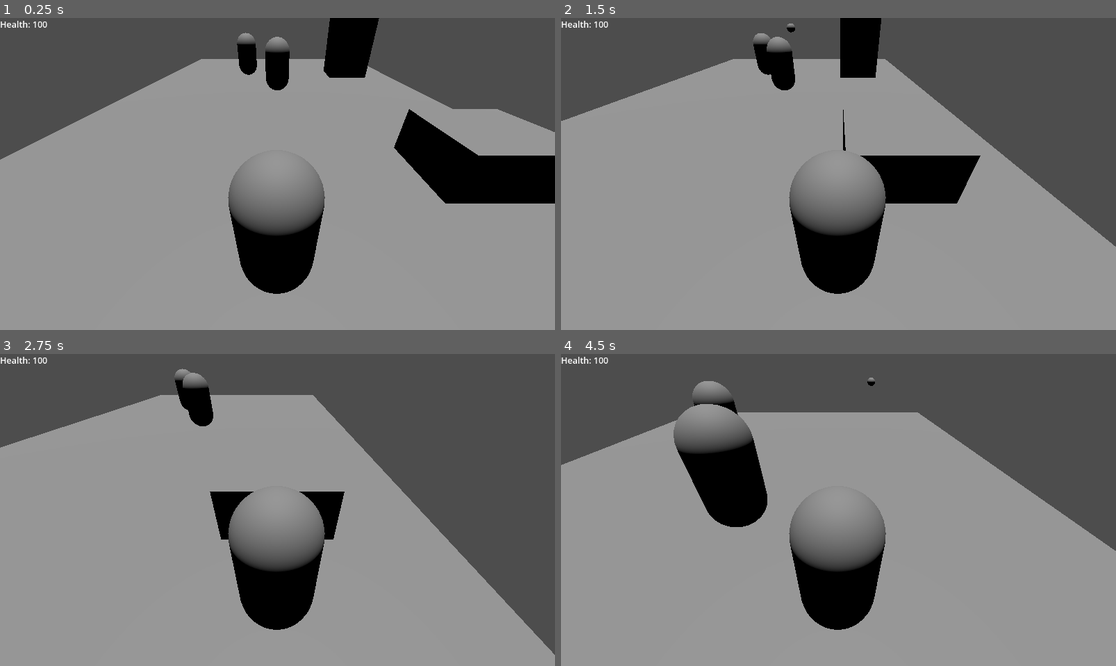
Above: before the commit, frames 1-4 (two rows, left to right).
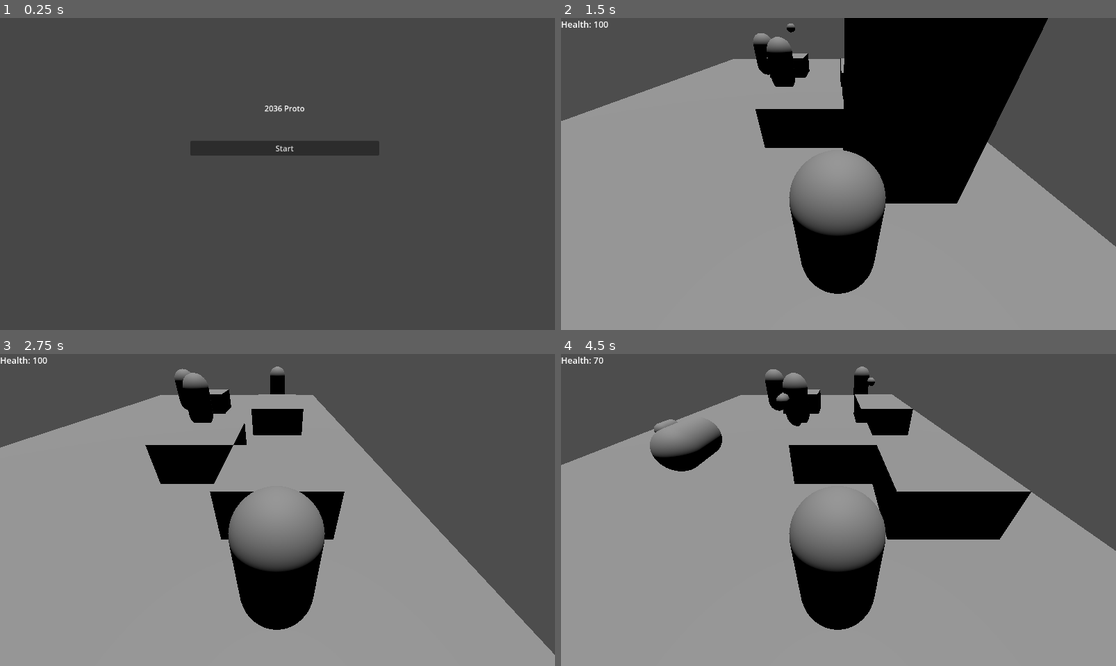
Above: after the commit, the same moments.

Repository: rknissi/2036-game
Game: Godot game, scene res://scenes/ui/mainMenu.tscn
Same seed, same stepped clock (60 frames per second), same inputs: the game is played once before the commit and once after it. Before the commit the project starts from res://scenes/battle.tscn.
Inputs (mouse positions are in pixels of both pictures, inside the frame that each line leads up to):
- Up to frame 1 (0.25 s): no input
- Up to frame 2 (1.5 s): click (844, 149) at 0.5 s, where only the run after the commit has a clickable "Start"; tap Enter (shoot) at 1.25, 1.35 s; hold D (right) from 1.28 s (still down)
- Up to frame 3 (2.75 s): tap Space at 2 s; release D (right) at 2.03 s; hold S (down) from 2.03 s (still down); tap Enter (shoot) at 2.1 s
- Up to frame 4 (4.5 s): release S (down) at 2.78 s; hold D (right) 2.78-3.53 s; tap Enter (shoot) at 2.85, 3.6, 4.35 s; hold W (up) 3.53-4.28 s; hold A (left) from 4.28 s (still down)

The runs differ from the first frame. In frame 1, 77% of the frame differs, in the area x 0-100%, y 0-100%; in frame 2, 15%; in frame 3, 2.9%; in frame 4, 14%.

Commit message:
Added menu with retry; Initial stuff for AI

Diff:
--- a/project.godot
+++ b/project.godot
@@ -11,7 +11,7 @@
 [application]
 
 config/name="Shooter1"
-run/main_scene="uid://cem1ue3083fhk"
+run/main_scene="uid://bhkw4lnojjr5g"
 config/features=PackedStringArray("4.4", "Forward Plus")
 config/icon="res://icon.svg"
 
--- a/scenes/battle.tscn
+++ b/scenes/battle.tscn
@@ -56,13 +56,24 @@
 offset_bottom = 649.0
 color = Color(0.00131465, 8.22735e-07, 0.011296, 1)
 
-[node name="text" type="Label" parent="gameOver"]
-offset_right = 1152.0
-offset_bottom = 645.0
+[node name="container" type="VBoxContainer" parent="gameOver"]
+offset_left = 373.0
+offset_top = 194.0
+offset_right = 798.0
+offset_bottom = 479.0
+
+[node name="text" type="Label" parent="gameOver/container"]
+layout_mode = 2
 theme_override_font_sizes/font_size = 42
-text = "Game Over"
+text = "Game Over
+"
 horizontal_alignment = 1
 vertical_alignment = 1
+
+[node name="retryButton" type="Button" parent="gameOver/container"]
+layout_mode = 2
+text = "Retry
+"
 
 [node name="health" type="CanvasLayer" parent="."]
 
@@ -71,3 +82,33 @@
 offset_bottom = 642.0
 theme_override_font_sizes/font_size = 18
 text = "Health 100"
+
+[node name="victory" type="CanvasLayer" parent="."]
+visible = false
+
+[node name="background" type="ColorRect" parent="victory"]
+offset_right = 1153.0
+offset_bottom = 649.0
+color = Color(0.00131465, 8.22735e-07, 0.011296, 1)
+
+[node name="container" type="VBoxContainer" parent="victory"]
+offset_left = 284.0
+offset_top = 119.0
+offset_right = 925.0
+offset_bottom = 667.0
+
+[node name="text" type="Label" parent="victory/container"]
+layout_mode = 2
+theme_override_font_sizes/font_size = 42
+text = "You won!
+"
+horizontal_alignment = 1
+vertical_alignment = 1
+
+[node name="retryButton" type="Button" parent="victory/container"]
+layout_mode = 2
+text = "Retry
+"
+
+[connection signal="pressed" from="gameOver/container/retryButton" to="." method="_on_retry_button_pressed"]
+[connection signal="pressed" from="victory/container/retryButton" to="." method="_on_retry_button_pressed"]
--- a/scenes/enemy.tscn
+++ b/scenes/enemy.tscn
@@ -1,6 +1,7 @@
-[gd_scene load_steps=4 format=3 uid="uid://bb4ijv4sam660"]
+[gd_scene load_steps=5 format=3 uid="uid://bb4ijv4sam660"]
 
 [ext_resource type="Script" uid="uid://bu2cx0b731p4q" path="res://scripts/enemy.gd" id="1_7p1mj"]
+[ext_resource type="Script" uid="uid://bokkdhv8myknx" path="res://scripts/enemyMovement.gd" id="1_md0e3"]
 
 [sub_resource type="CapsuleShape3D" id="CapsuleShape3D_7xaro"]
 
@@ -8,6 +9,7 @@
 
 [node name="EnemyCharacterBody" type="CharacterBody3D"]
 transform = Transform3D(1, 0, 0, 0, 1, 0, 0, 0, 1, 0, 1, 0)
+script = ExtResource("1_md0e3")
 
 [node name="Area3D" type="Area3D" parent="."]
 script = ExtResource("1_7p1mj")
--- /dev/null
+++ b/scenes/ui/mainMenu.tscn
@@ -0,0 +1,38 @@
+[gd_scene load_steps=2 format=3 uid="uid://bhkw4lnojjr5g"]
+
+[ext_resource type="Script" uid="uid://dwa8fugvno5r8" path="res://scripts/ui/start.gd" id="1_ph80j"]
+
+[node name="MainMenu" type="Control"]
+layout_mode = 3
+anchors_preset = 15
+anchor_right = 1.0
+anchor_bottom = 1.0
+grow_horizontal = 2
+grow_vertical = 2
+
+[node name="BG" type="ColorRect" parent="."]
+layout_mode = 0
+offset_right = 1152.0
+offset_bottom = 648.0
+color = Color(0.277528, 0.277528, 0.277528, 1)
+
+[node name="buttonGroup" type="VBoxContainer" parent="."]
+layout_mode = 0
+offset_left = 395.0
+offset_top = 176.0
+offset_right = 787.0
+offset_bottom = 435.0
+
+[node name="Label" type="Label" parent="buttonGroup"]
+layout_mode = 2
+text = "2036 Proto
+
+"
+horizontal_alignment = 1
+
+[node name="start" type="Button" parent="buttonGroup"]
+layout_mode = 2
+text = "Start"
+script = ExtResource("1_ph80j")
+
+[connection signal="pressed" from="buttonGroup/start" to="buttonGroup/start" method="_on_pressed"]
--- a/scripts/battle.gd
+++ b/scripts/battle.gd
@@ -8,14 +8,14 @@
 
 var enemyMap = {}
 
-var ENEMIES_MINIMUM = 1
-var ENEMIES_MAXIMUM = 4
+var ENEMIES_MINIMUM = 2
+var ENEMIES_MAXIMUM = 3
 var ENEMIES_CLASSES = 3
 
-var PILLARS_MINIMUM = 0
+var PILLARS_MINIMUM = 1
 var PILLARS_MAXIMUM = 4
 
-var SEMIWALL_MINIMUM = 0
+var SEMIWALL_MINIMUM = 2
 var SEMIWALL_MAXIMUM = 4
 
 var enemyTypeNames = ["PISTOL", "SMG", "AR"]
@@ -54,7 +54,6 @@
 	generateSemiWalls()
 
 	call_deferred("post_ready")
-
 
 func post_ready():
 	var group_members = get_tree().get_nodes_in_group("enemyGroup")
@@ -139,24 +138,35 @@
 		z = randi() % GlobalMap.maxZ + 1
 	return Vector2(x, z)
 
+func checkVictory():
+	if enemyMap.is_empty():
+		$health.visible = false
+		$victory.visible = true
+
 
 func spawnEnemy(x, z, enemyClass):
 	var new_enemy = enemy_scene.instantiate()
 	add_child(new_enemy)
 	new_enemy.get_node("Area3D").connect("enemyShoot", self.enemyShoot)
+	new_enemy.get_node("Area3D").connect("checkVictory", self.checkVictory)
 	new_enemy.get_node("Area3D").setClass(enemyTypes[enemyClass])
 	new_enemy.global_transform.origin = global_transform.origin + GlobalMap.target_positions[z][x] + Vector3(0, 0.4, 0)
 	GlobalMap.movePos("enemy" + str(new_enemy.get_node("Area3D").id), x, z)
 	new_enemy.scale = Vector3(0.60, 0.60, 0.60)
+	new_enemy.get_node("Area3D").setPos(x, z)
 
 func spawnSemiWall(x, z):
 	var new_child = semiwall_scene.instantiate()
 	new_child.global_transform.origin = global_transform.origin + GlobalMap.target_positions[z][x]
-	GlobalMap.movePos("semiWall" + str(new_child.id), x, z)
+	GlobalMap.movePos(GlobalMap.semiWalld + str(new_child.id), x, z)
 	add_child(new_child)
 
 func spawnPillarWall(x, z):
 	var new_pillarWall = pillarwall_scene.instantiate()
+	new_pillarWall.connect("spawnSemiWall", self.spawnSemiWall)
 	new_pillarWall.global_transform.origin = global_transform.origin + GlobalMap.target_positions[z][x]
-	GlobalMap.movePos("pillarWall" + str(new_pillarWall.id), x, z)
+	GlobalMap.movePos(GlobalMap.pillarWallId + str(new_pillarWall.id), x, z)
 	add_child(new_pillarWall)
+
+func _on_retry_button_pressed():
+	get_tree().change_scene_to_file("res://scenes/battle.tscn")
--- a/scripts/bullet.gd
+++ b/scripts/bullet.gd
@@ -23,9 +23,7 @@
 	position += directionTo * bulletSpeed * delta
 
 func _on_body_entered(body):
-	print("Bullet entered in body")
 	queue_free()
 
 func _on_area_entered(body):
-	print("Bullet entered in body")
 	queue_free()
--- a/scripts/bulletEnemy.gd
+++ b/scripts/bulletEnemy.gd
@@ -27,11 +27,9 @@
 	position += directionTo * bulletSpeed * delta
 
 func _on_body_entered(body):
-	print("Enemy bullet entered in body")
 	if ("health" in body):
 		body.health -= weaponDamage
 	queue_free()
 
 func _on_area_entered(body):
-	print("Enemy bullet entered in area")
 	queue_free()
--- a/scripts/classes/playerWeapon.gd
+++ b/scripts/classes/playerWeapon.gd
@@ -9,5 +9,5 @@
 	name = n
 	species = s
 
-func speak():
-	print("The", species, "named", name, "says hello!")
+#func speak():
+	#print("The", species, "named", name, "says hello!")
--- a/scripts/enemy.gd
+++ b/scripts/enemy.gd
@@ -20,6 +20,7 @@
 var isInitialDelay = true
 
 signal enemyShoot(id, dmg)
+signal checkVictory
 
 func setClass(enemyTypeInst):
 	health = enemyTypeInst.health
@@ -28,12 +29,22 @@
 	burstDelay = enemyTypeInst.burstDelay
 	burstAmount = enemyTypeInst.burstAmount
 
+func setPos(x, z):
+	get_parent().currentPosX = x
+	get_parent().currentPosZ = z
+
+func setTargetPos(x, z):
+	get_parent().targetPosX = x
+	get_parent().targetPosZ = z
+	GlobalMap.movePos(id, x, z)
+
 func _ready():
 	connect("area_entered", _on_area_entered)
 	add_to_group("enemyGroup")
 
 func _physics_process(delta):
 	time_elapsed += delta
+
 	if isInitialDelay == true:
 		if time_elapsed > initialDelay:
 			isInitialDelay = false
@@ -58,6 +69,7 @@
 			health -= damageReceived
 		else:
 			var parent = get_parent().get_parent()
+			GlobalMap.deletePos("enemy" + str(id))
 			parent.enemyMap.erase(id)
-			GlobalMap.deletePos("enemy" + str(id))
+			emit_signal("checkVictory")
 			queue_free()
--- /dev/null
+++ b/scripts/enemyAi.gd
@@ -0,0 +1,29 @@
+extends Node
+class_name enemyAI
+
+func moveToSamePlayerX(id):
+	var currentPos = GlobalMap.getCurrentPos(id)
+	if currentPos != null:
+		var playerPos = GlobalMap.getCurrentPos(GlobalMap.playerId)
+		if GlobalMap.checkPos(GlobalMap.enemyDefaultId, playerPos.x, currentPos.y):
+			return true
+	return false
+
+func moveToNearestCover(id, fullCover):
+	var currentPos = GlobalMap.getCurrentPos(id)
+	if currentPos != null:
+		var playerPos = GlobalMap.getCurrentPos(GlobalMap.playerId)
+		if GlobalMap.checkPos(GlobalMap.enemyDefaultId, playerPos.x, currentPos.y):
+			GlobalMap.movePos(id, currentPos.x, currentPos.y)
+	return false
+
+#func canMoveSide(id, curX, newX, z):
+	#if newX == curX:
+		#return true
+	#if newX < curX
+	#for column in range(GlobalMap.minEnemyX, GlobalMap.maxEnemyX):
+
+#func checkForCoverInLine(x, z, fullCover):
+	#for column in range(GlobalMap.minEnemyX, GlobalMap.maxEnemyX):
+		#if GlobalMap.checkifHasType(GlobalMap.pillarWallId, column, z-1):
+			#if
--- /dev/null
+++ b/scripts/enemyMovement.gd
@@ -0,0 +1,28 @@
+extends CharacterBody3D
+
+var id
+var currentPosX
+var currentPosZ
+var targetPosX
+var targetPosZ
+
+var speed = 8
+var fall_acceleration = 100
+
+var time_elapsed = 0.0
+
+#func _physics_process(delta):
+	#time_elapsed += delta
+	#print(targetPosX)
+	#print(targetPosZ)
+	#if 	targetPosX != null and targetPosZ != null && currentPosX != null and currentPosZ != null:
+		#print("if1")
+		#if targetPosX != currentPosX or targetPosZ != currentPosZ:
+			#print("if2")
+			#if targetPosZ < GlobalMap.target_positions.size() && targetPosX < GlobalMap.target_positions[targetPosZ].size():
+				#print("if3")
+				#var target = GlobalMap.target_positions[targetPosZ][targetPosX]
+				#var direction = (target - $PlayerPivot.global_transform.origin).normalized()
+				#
+				#velocity = direction * speed
+				#move_and_slide()
--- a/scripts/globalMap.gd
+++ b/scripts/globalMap.gd
@@ -2,10 +2,12 @@
 
 var playerId = "player"
 var enemyDefaultId = "enemy"
+var semiWalld = "semiWall"
+var pillarWallId = "pillarWall"
 var wallsDefaultId = "wall"
 
-var playerDefaultX = 0
-var playerDefaultZ = 2
+var playerDefaultX = 2
+var playerDefaultZ = 0
 
 var occupied = {}
 
@@ -99,6 +101,26 @@
 	],
  ]
 
+func checkIfCanSeePlayer(x, z):
+	if occupied[playerId][0] != x:
+		return false
+	for key in occupied:
+		if key != playerId and !key.contains(pillarWallId):
+			if occupied[key][0] == x and z < occupied[key][1] and occupied[playerId][1] > occupied[key][1]:
+				return false
+	return true
+
+func checkifHasType(type, x, z):
+	for key in occupied:
+		if key.contains(type) and occupied[key][0] == x and occupied[key][1] == z:
+			return true
+	return false
+
+func getCurrentPos(id):
+	if id in occupied:
+		return Vector2(occupied[id][0], occupied[id][1])
+	return null
+
 func checkPos(id, x, z):
 	for value in occupied.values():
 		if value[0] == x and value[1] == z:
--- a/scripts/move.gd
+++ b/scripts/move.gd
@@ -7,8 +7,8 @@
 var movementDelay = 0.1
 var movementTimeElapsed = 0.0
 
-var current_target_line = GlobalMap.playerDefaultX
-var current_target_column = GlobalMap.playerDefaultZ
+var current_target_line = GlobalMap.playerDefaultZ
+var current_target_column = GlobalMap.playerDefaultX
 
 var target_velocity = Vector3.ZERO
 var id = GlobalMap.playerId
--- a/scripts/pillarwall.gd
+++ b/scripts/pillarwall.gd
@@ -1,18 +1,21 @@
 extends Area3D
 
-var wallMaxHealth = 10
+var wallMaxHealth = 100
 var wallCurrenthealth = wallMaxHealth
 var id = randi_range(0, 1000)
+
+signal spawnSemiWall
 
 func _ready():
 	connect("area_entered", _on_area_entered)
 
 func _on_area_entered(body):
-
 	if ("weaponDamage" in body) :
 		var damageReceived = body.weaponDamage
 		if (wallCurrenthealth > damageReceived):
 			wallCurrenthealth -= damageReceived
 		else:
-			GlobalMap.deletePos("pillarWall" + str(id))
+			var currentPos = GlobalMap.getCurrentPos(GlobalMap.pillarWallId + str(id))
+			GlobalMap.deletePos(GlobalMap.pillarWallId + str(id))
+			emit_signal("spawnSemiWall", currentPos.x, currentPos.y)
 			queue_free()
--- a/scripts/semiwall.gd
+++ b/scripts/semiwall.gd
@@ -1,6 +1,6 @@
 extends Area3D
 
-var wallMaxHealth = 10
+var wallMaxHealth = 100
 var wallCurrenthealth = wallMaxHealth
 var id = randi_range(0, 1000)
 
@@ -8,7 +8,6 @@
 	connect("area_entered", _on_area_entered)
 
 func _on_area_entered(body):
-
 	if ("weaponDamage" in body) :
 		var damageReceived = body.weaponDamage
 		if (wallCurrenthealth > damageReceived):
--- /dev/null
+++ b/scripts/ui/start.gd
@@ -0,0 +1,5 @@
+extends Button
+
+func _on_pressed():
+	get_tree().change_scene_to_file("res://scenes/battle.tscn")
+	pass # Replace with function body.
